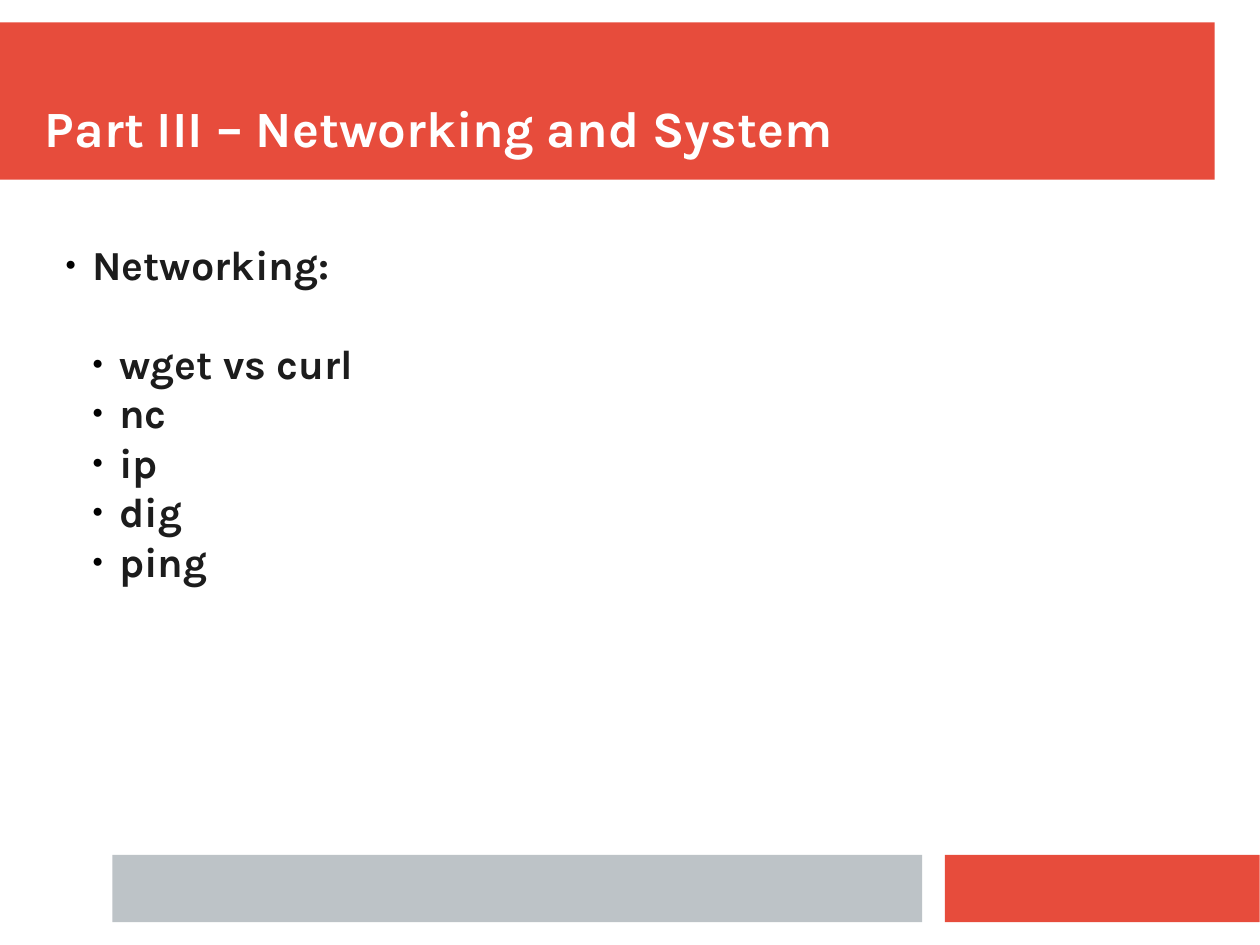
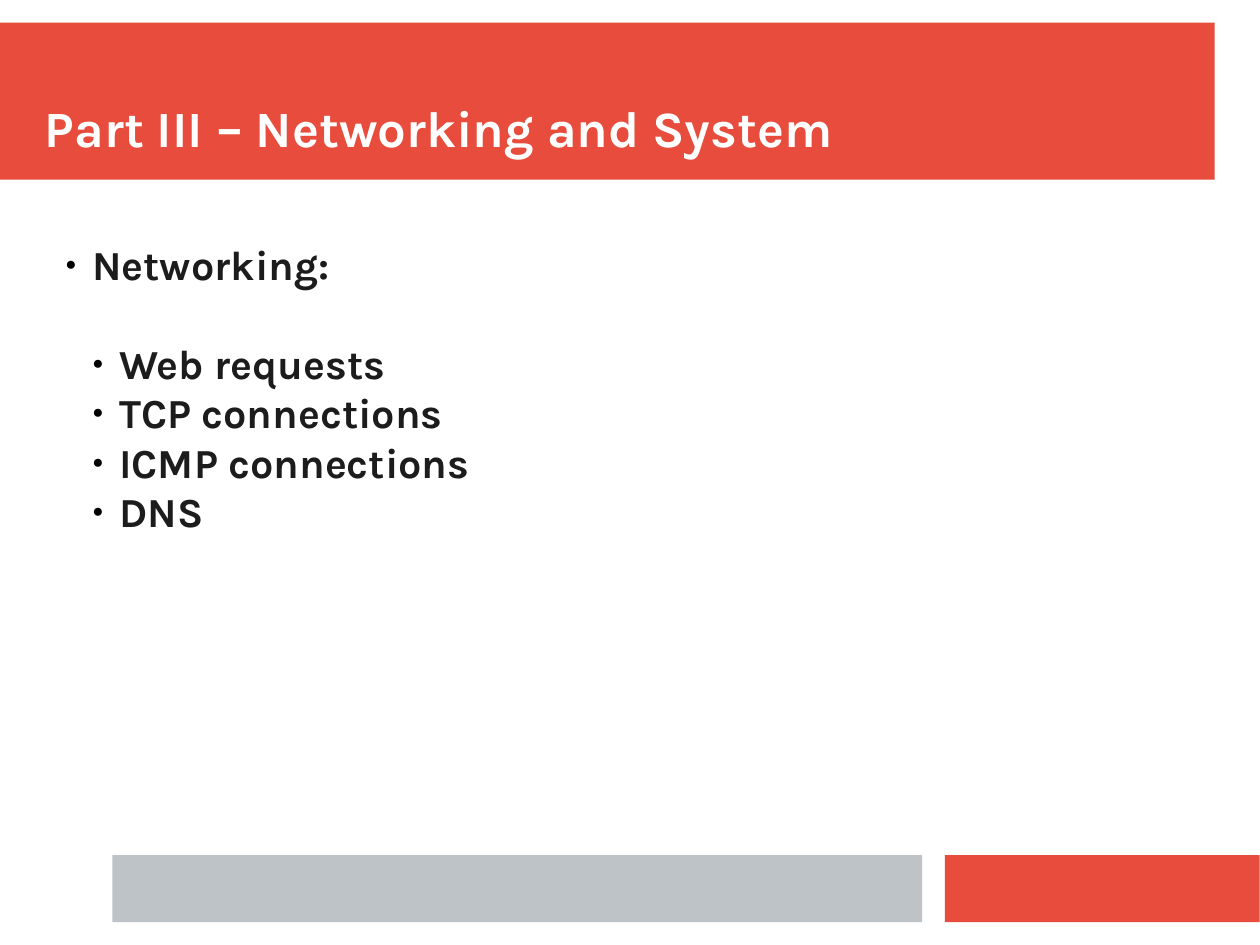
Before and after one commit to ianmiell/introduction-to-the-command-line, a slide deck: slide 17 of slides/introduction_to_the_command_line.pptx. Drawn at 1260x945 pixels with LibreOffice and Linux fonts; fonts in the diff are those of the drawing. Boxes give left, top, right and bottom in pixels: in the first picture for what was removed or moved away, otherwise in the second. Text is boxed around its words. In the diff, an @@ line names an element or a change of style, - is before the commit and + after.

```diff
--- a/slides/introduction_to_the_command_line.pptx
+++ b/slides/introduction_to_the_command_line.pptx
@@ text at [119, 350, 469, 528]: text changed @@
-  ● wget vs curl
-  ● nc
-  ● ip
-  ● dig
-  ● ping
+  ● Web requests
+  ● TCP connections
+  ● ICMP connections
+  ● DNS
```
Also in this commit, not shown: 3 other slides changed, 2 slides added, 2 slides removed, 1 other file.
